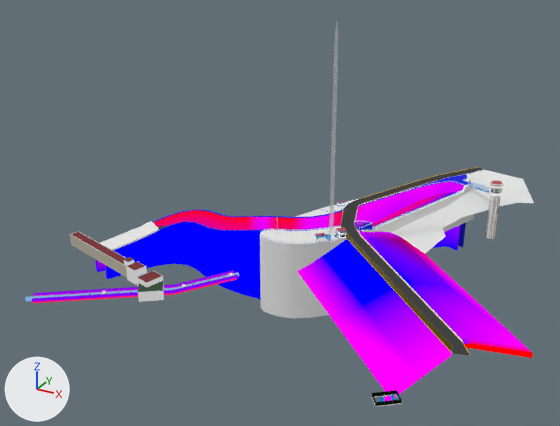
The glTF model Cont_Models/Sector4/Msh_Sitio_04.glb: old version first, new version second.
One viewpoint serves both versions: a 50 mm camera at (172.0, -640.0, 203.0) aimed at (-56.0, -225.0, -5.0). Arrows for +X, +Y and +Z are at lower left; the lights stay in place.

Before the edit, the objects in view are built like this:
```python
ob_msh_lightbeam = bpy.data.objects.new('Msh_LightBeam', me_plane_003)
ob_msh_lightbeam.location = (-25.7, -209.2, -18.9)
ob_msh_sitio_04 = bpy.data.objects.new('Msh_Sitio_04', me_msh_sitio_04)
ob_msh_sitio_04.location = (-85.0, -197.9, -74.4)
```
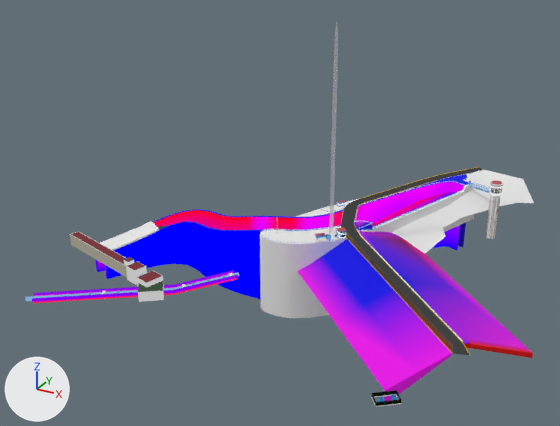
Where the change shows, as pixel boxes [x1, y1, x2, y2] in the pictures (560 x 426 px):
'Msh_Sitio_04', recoloured
    both: [287, 221, 533, 404]

What changed in the scene script:
```text
Change mat_mat_sitio_piedra01:
    remove # nodes: BsdfTransparent, Emission, LightPath, MixShader, OutputMaterial, VertexColor
    nodes: BsdfPrincipled, Mix, OutputMaterial, VertexColor
    colours: white #e7e7e7
```
